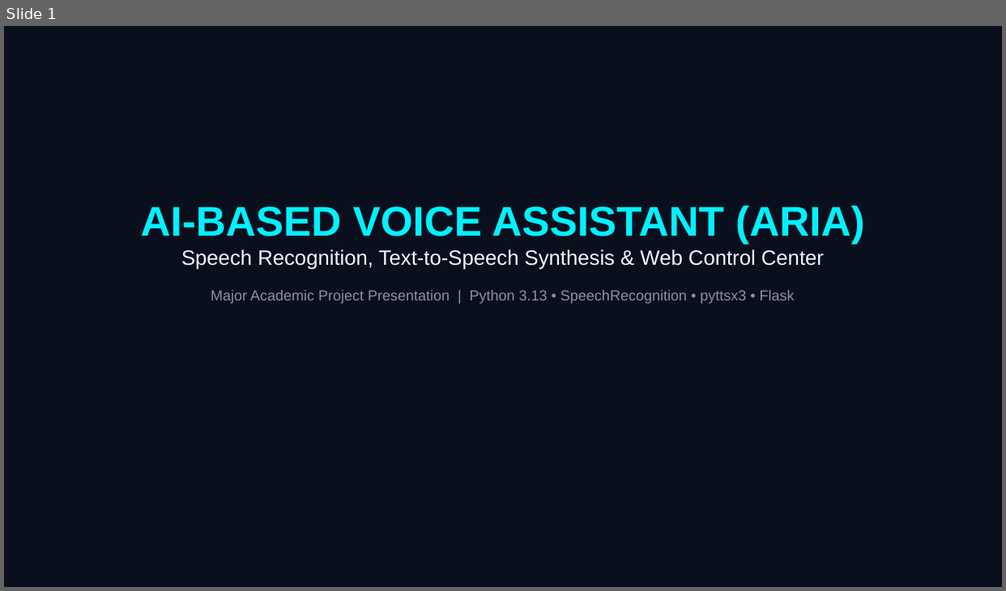
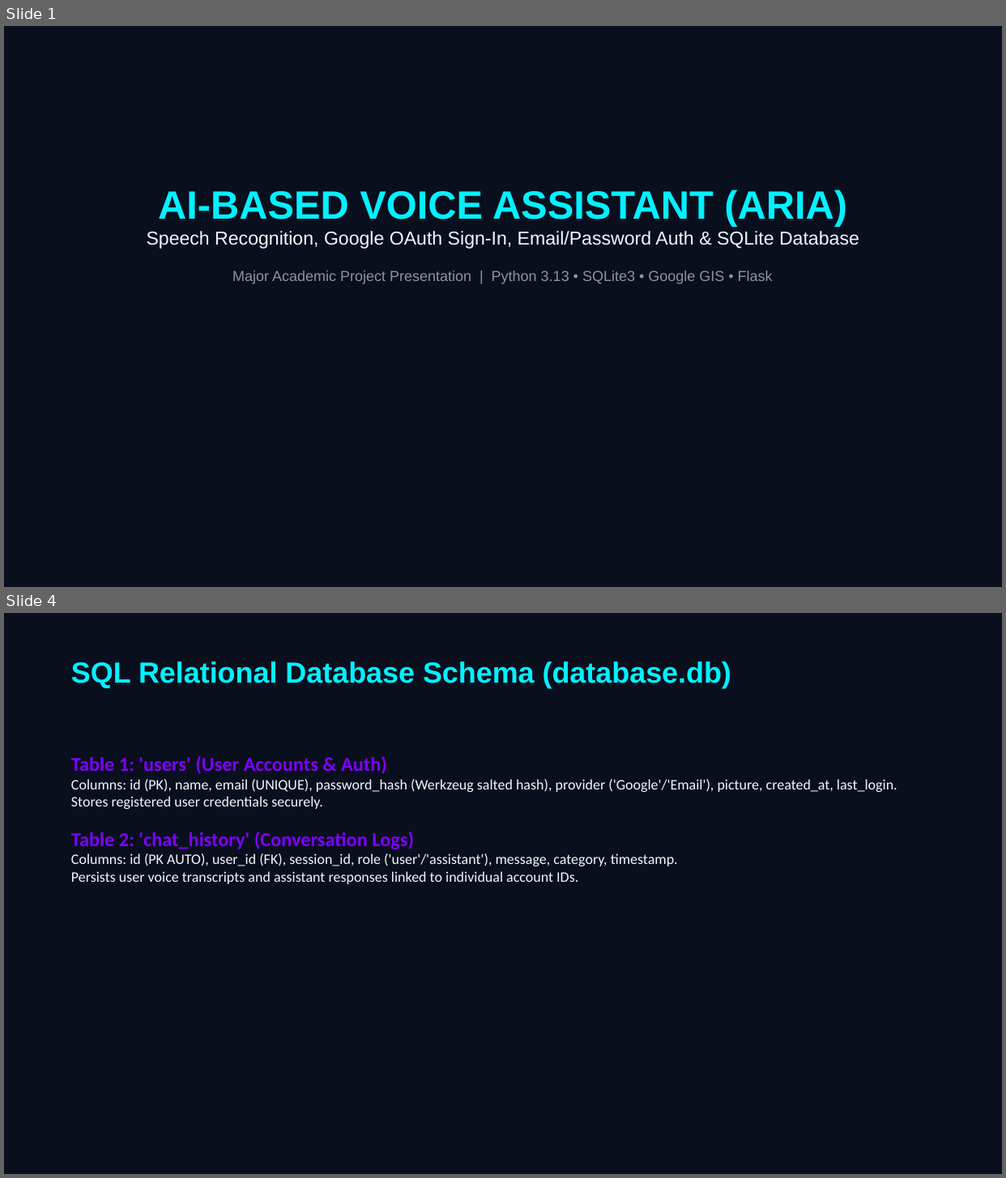
Before and after one commit to Vignesh170000/majorproject_vignesh, a slide deck: AI_Voice_Assistant_Presentation.pptx. Shown one above the other, each under a label of ours: slide 1 before the commit, slides 1 and 4 after it; the slides between them are not shown. The pictures are 1006x591 and 1006x1178 pixels, drawn with LibreOffice and Linux fonts; fonts in the diff are those of the drawing. Boxes give left, top, right and bottom in pixels: in the first picture for what was removed or moved away, otherwise in the second. Text is boxed around its words. In the diff, an @@ line names an element or a change of style, - is before the commit and + after.

```diff
--- a/AI_Voice_Assistant_Presentation.pptx
+++ b/AI_Voice_Assistant_Presentation.pptx
@@ slide 4 added at (4, 613, 1002, 1174), background #FFFFFF @@
@@ rectangle added at (4, 613, 1002, 1174), fill #0A0F1E @@
@@ text added at (71, 662, 731, 688), 28 pt, text #00F2FE, bold @@
+SQL Relational Database Schema (database.db)
@@ text added at (71, 756, 897, 884), 14 pt, text #F0F6FC @@
+Table 1: 'users' (User Accounts & Auth)
+Columns: id (PK), name, email (UNIQUE), password_hash (Werkzeug salted hash), provider ('Google'/'Email'), picture, created_at, last_login.
+Stores registered user credentials securely.
+Table 2: 'chat_history' (Conversation Logs)
+Columns: id (PK AUTO), user_id (FK), session_id, role ('user'/'assistant'), message, category, timestamp.
+Persists user voice transcripts and assistant responses linked to individual account IDs.
@@ slide 1 changed as well @@
@@ text "AI-BASED VOICE ASSISTANT (ARIA)": place and size @@
-text "AI-BASED VOICE ASSISTANT (ARIA)" at (141, 205, 864, 304)
+text "AI-BASED VOICE ASSISTANT (ARIA)" at (147, 190, 859, 284)
@@ text at (158, 190, 847, 226): size 40 to 38 pt in "AI-BASED VOICE ASSISTANT (ARIA)" @@
@@ text at (147, 231, 859, 284): text changed; size 14 to 18 pt; text colour #8B949E to #F0F6FC @@
-Speech Recognition, Text-to-Speech Synthesis & Web Control Center
-Major Academic Project Presentation | Python 3.13 • SpeechRecognition • pyttsx3 • Flask
+Speech Recognition, Google OAuth Sign-In, Email/Password Auth & SQLite Database
+Major Academic Project Presentation | Python 3.13 • SQLite3 • Google GIS • Flask
```
Also in this commit, not shown: 4 other slides changed, 3 other slides added, 5 slides removed, 4 other files.
